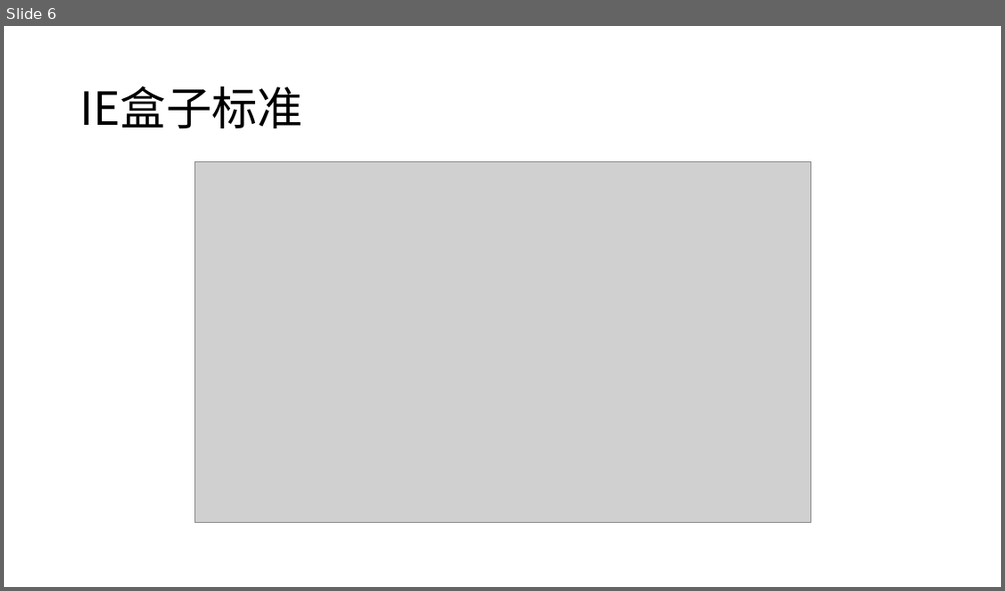
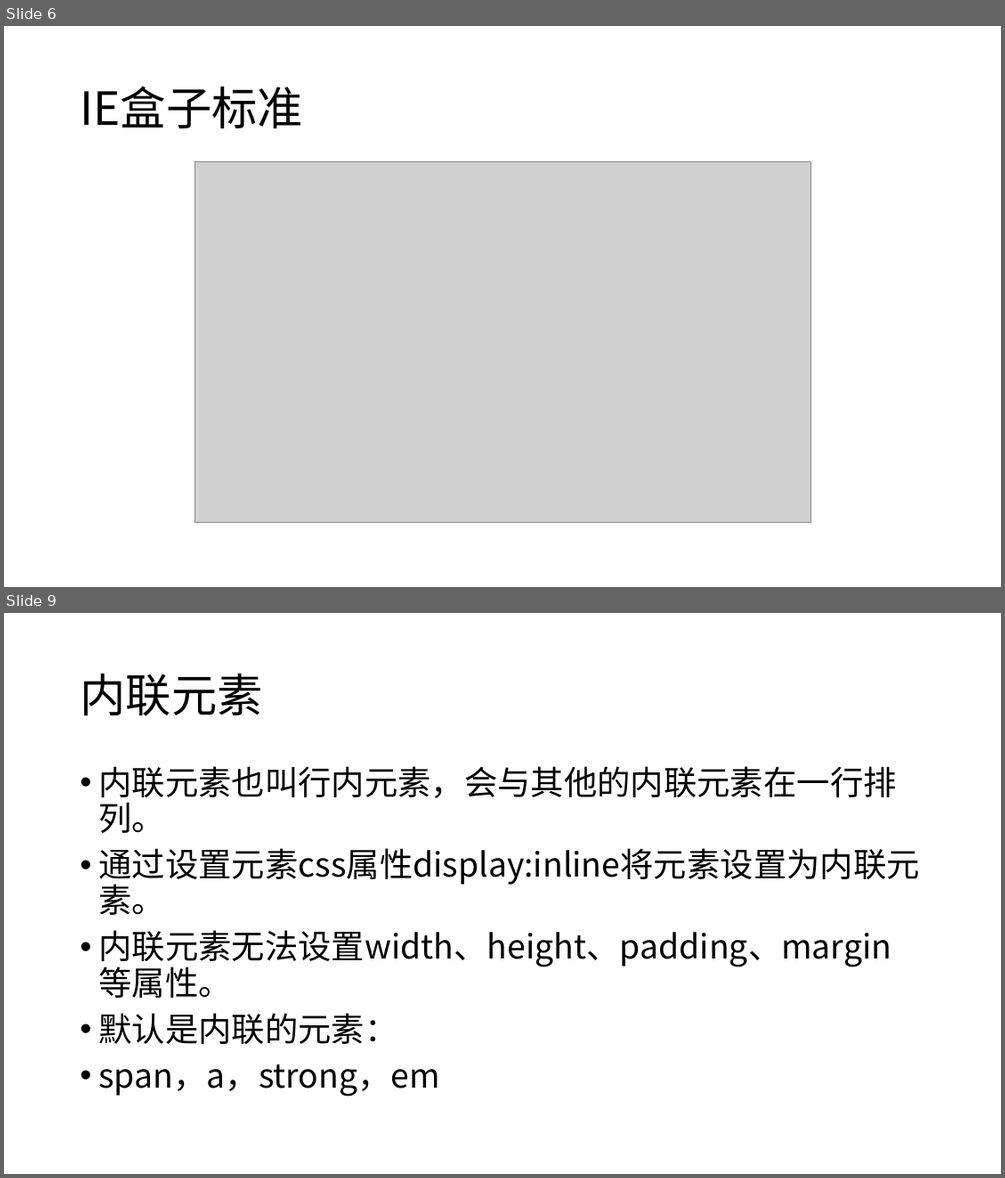
Before and after one commit to sans123wx/class, a slide deck: 网页设计与制作/课件/6/css盒子.pptx. Shown one above the other, each under a label of ours: slide 6 before the commit, slides 6 and 9 after it; the slides between them are not shown. The pictures are 1005x591 and 1005x1178 pixels, drawn with LibreOffice and Linux fonts; fonts in the diff are those of the drawing; grey boxes stand for pictures. Boxes give left, top, right and bottom in pixels: in the first picture for what was removed or moved away, otherwise in the second. Text is boxed around its words. In the diff, an @@ line names an element or a change of style, - is before the commit and + after.

```diff
--- a/网页设计与制作/课件/6/css盒子.pptx
+++ b/网页设计与制作/课件/6/css盒子.pptx
@@ slide 9 added at <box>4,613,1001,1174</box>, background #FFFFFF @@
@@ title added at <box>80,673,262,716</box>, 44 pt, text #000000 @@
+内联元素
@@ text added at <box>98,766,919,1096</box>, 32 pt, text #000000 @@
+• 内联元素也叫行内元素，会与其他的内联元素在一行排列。
+• 通过设置元素css属性display:inline将元素设置为内联元素。
+• 内联元素无法设置width、height、padding、margin等属性。
+• 默认是内联的元素：
+• span，a，strong，em
```
Also in this commit, not shown: 4 other slides added, 5 other files.
